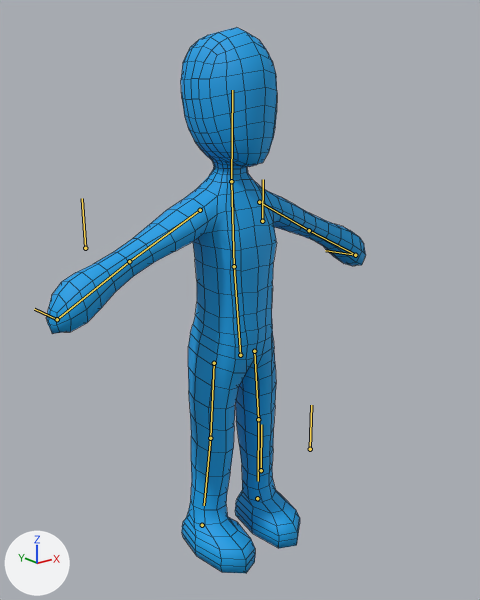
The FBX model Project/Assets/BlenderImports/HumanModel.fbx, before and after one commit.
The view is the same before and after, from a 50 mm camera at (-8.1, -10.1, 9.68) aimed at (-0.6, -0.73, 5.93). Every picture has the same lights, and +X, +Y and +Z are marked at lower left. The bones that bend it are drawn over the model as lines. Mesh edges are drawn as thin lines.

In view in the first picture: 'Bob'.
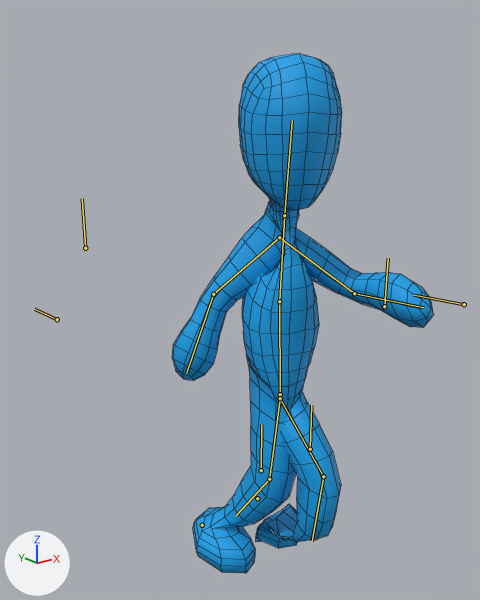
The newer file adds an action. The first version stands in its rest pose; the second is drawn at frame 30 of the action 'Armature|Tame'.

Location of each change, (x1, y1, x2, y2) in pixels of the pictures (480 x 600 px):
'Bob', posed (18% narrower): before (46, 27, 366, 573); after (172, 53, 434, 573)
bone 'Armature|Hip', root to tip: before (240, 355) to (234, 266); after (280, 394) to (279, 301)
bone 'Armature|Chest', root to tip: before (234, 266) to (231, 181); after (279, 301) to (284, 215)
bone 'Armature|Head', root to tip: before (231, 181) to (232, 90); after (284, 215) to (292, 120)
bone 'Armature|UpperArm.L', root to tip: before (259, 202) to (309, 230); after (279, 237) to (354, 293)
bone 'Armature|LoweArm.L', root to tip: before (309, 230) to (357, 255); after (354, 293) to (423, 307)
bone 'Armature|UpperLeg.L', root to tip: before (254, 351) to (258, 419); after (280, 398) to (323, 476)
bone 'Armature|LowerLeg.L', root to tip: before (258, 419) to (258, 481); after (323, 476) to (312, 541)
bone 'Armature|UpperArm.R', root to tip: before (200, 210) to (129, 261); after (279, 237) to (213, 294)
bone 'Armature|LoweArm.R', root to tip: before (129, 261) to (55, 321); after (213, 294) to (186, 373)
bone 'Armature|UpperLeg.R', root to tip: before (214, 363) to (210, 438); after (280, 398) to (269, 479)
bone 'Armature|LowerLeg.R', root to tip: before (210, 438) to (204, 505); after (269, 479) to (235, 516)

Diff of the bpy script that builds the scene:
```diff
--- a/Project/Assets/BlenderImports/HumanModel.fbx.py
+++ b/Project/Assets/BlenderImports/HumanModel.fbx.py
@@ bone_armature_hip @@
 bone_armature_hip = bpy.data.objects['Armature'].pose.bones['Armature|Hip']
-bone_armature_hip.location = (0.0, 0.0, 0.0)
-bone_armature_hip.rotation_quaternion = (1.0, 0.0, 0.0, 0.0)  # degrees (0, 0, 0)
+bone_armature_hip.location = (0.0, -0.58, 1.19)
+bone_armature_hip.rotation_quaternion = (0.971, 0.012, -0.236, -0.023)  # degrees (2, -27, -3)
@@ bone_armature_chest @@
 bone_armature_chest = bpy.data.objects['Armature'].pose.bones['Armature|Chest']  # child of 'Armature|Hip'
-bone_armature_chest.rotation_quaternion = (1.0, 0.0, 0.0, 0.0)  # degrees (0, 0, 0)
+bone_armature_chest.rotation_quaternion = (0.998, 0.07, 0.0, 0.0)  # degrees (8, 0, 0)
@@ bone_armature_head @@
 bone_armature_head = bpy.data.objects['Armature'].pose.bones['Armature|Head']  # child of 'Armature|Chest'
-bone_armature_head.rotation_quaternion = (1.0, 0.0, 0.0, 0.0)  # degrees (0, 0, 0)
+bone_armature_head.rotation_quaternion = (1.0, 0.017, 0.0, 0.0)  # degrees (2, 0, 0)
@@ bone_armature_upperarm_l @@
 bone_armature_upperarm_l = bpy.data.objects['Armature'].pose.bones['Armature|UpperArm.L']  # child of 'Armature|Hip'
-bone_armature_upperarm_l.location = (0.0, 0.0, 0.0)
-bone_armature_upperarm_l.rotation_quaternion = (1.0, 0.0, 0.0, 0.0)  # degrees (0, 0, 0)
+bone_armature_upperarm_l.location = (0.07, -0.66, 0.34)
+bone_armature_upperarm_l.rotation_quaternion = (0.949, 0.123, -0.192, 0.22)  # degrees (9, -25, 24)
@@ bone_armature_lowearm_l @@
 bone_armature_lowearm_l = bpy.data.objects['Armature'].pose.bones['Armature|LoweArm.L']  # child of 'Armature|UpperArm.L'
-bone_armature_lowearm_l.rotation_quaternion = (1.0, 0.0, 0.0, 0.0)  # degrees (0, 0, 0)
+bone_armature_lowearm_l.rotation_quaternion = (0.903, -0.43, 0.0, 0.0)  # degrees (-51, 0, 0)
@@ bone_armature_upperleg_l @@
 bone_armature_upperleg_l = bpy.data.objects['Armature'].pose.bones['Armature|UpperLeg.L']  # child of 'Armature|Hip'
-bone_armature_upperleg_l.location = (0.0, 0.0, 0.0)
-bone_armature_upperleg_l.rotation_quaternion = (1.0, 0.0, 0.0, 0.0)  # degrees (0, 0, 0)
+bone_armature_upperleg_l.location = (-0.54, -0.06, -0.2)
+bone_armature_upperleg_l.rotation_quaternion = (0.912, -0.327, -0.227, -0.099)  # degrees (-39, -29, -2)
@@ bone_armature_lowerleg_l @@
 bone_armature_lowerleg_l = bpy.data.objects['Armature'].pose.bones['Armature|LowerLeg.L']  # child of 'Armature|UpperLeg.L'
-bone_armature_lowerleg_l.rotation_quaternion = (1.0, 0.0, 0.0, 0.0)  # degrees (0, 0, 0)
+bone_armature_lowerleg_l.rotation_quaternion = (0.919, -0.033, 0.0, 0.393)  # degrees (-3, 1, 46)
@@ bone_armature_upperarm_r @@
 bone_armature_upperarm_r = bpy.data.objects['Armature'].pose.bones['Armature|UpperArm.R']  # child of 'Armature|Hip'
-bone_armature_upperarm_r.location = (0.0, 0.0, 0.0)
-bone_armature_upperarm_r.rotation_quaternion = (1.0, 0.0, 0.0, 0.0)  # degrees (0, 0, 0)
+bone_armature_upperarm_r.location = (0.07, -0.66, -0.34)
+bone_armature_upperarm_r.rotation_quaternion = (0.833, -0.184, -0.522, -0.016)  # degrees (-37, -61, 20)
@@ bone_armature_lowearm_r @@
 bone_armature_lowearm_r = bpy.data.objects['Armature'].pose.bones['Armature|LoweArm.R']  # child of 'Armature|UpperArm.R'
-bone_armature_lowearm_r.rotation_quaternion = (1.0, 0.0, 0.0, 0.0)  # degrees (0, 0, 0)
+bone_armature_lowearm_r.rotation_quaternion = (0.977, -0.214, 0.0, 0.0)  # degrees (-25, 0, 0)
@@ bone_armature_upperleg_r @@
 bone_armature_upperleg_r = bpy.data.objects['Armature'].pose.bones['Armature|UpperLeg.R']  # child of 'Armature|Hip'
-bone_armature_upperleg_r.location = (0.0, 0.0, 0.0)
-bone_armature_upperleg_r.rotation_quaternion = (1.0, 0.0, 0.0, 0.0)  # degrees (0, 0, 0)
+bone_armature_upperleg_r.location = (0.54, -0.06, -0.2)
+bone_armature_upperleg_r.rotation_quaternion = (0.975, -0.063, -0.207, 0.047)  # degrees (-9, -23, 7)
@@ bone_armature_lowerleg_r @@
 bone_armature_lowerleg_r = bpy.data.objects['Armature'].pose.bones['Armature|LowerLeg.R']  # child of 'Armature|UpperLeg.R'
-bone_armature_lowerleg_r.location = (0.0, 0.0, 0.0)
-bone_armature_lowerleg_r.rotation_quaternion = (1.0, 0.0, 0.0, 0.0)  # degrees (0, 0, 0)
+bone_armature_lowerleg_r.location = (-6.76, -5.43, 1.43)
+bone_armature_lowerleg_r.rotation_quaternion = (0.956, 0.029, 0.0, 0.293)  # degrees (3, -1, 34)
```
